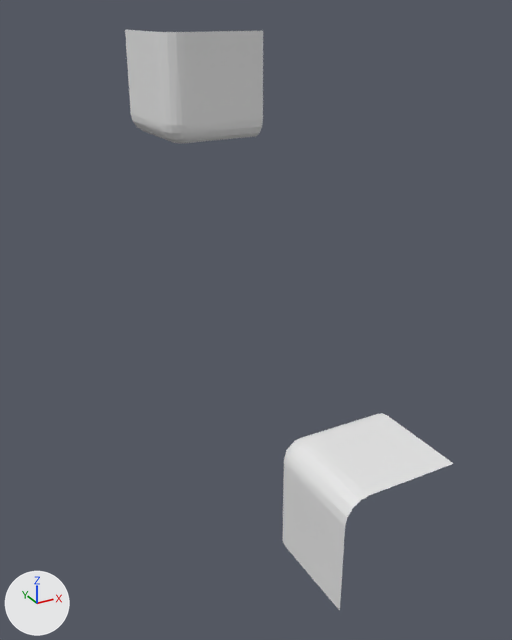
Two versions of the OBJ model workshops/w6_polygonization/data/bmc/bmc_tiles/t_040.obj, one commit apart.
Camera for both pictures: a camera (50 mm lens) standing at (-0.379, -1.313, 0.548) and looking at (0.296, -0.086, -0.066). Arrows for +X, +Y and +Z are at lower left; the lights stay in place. Where no turn or scale is listed for an object, it has been applied to the vertices.

The first picture shows 't_040'.
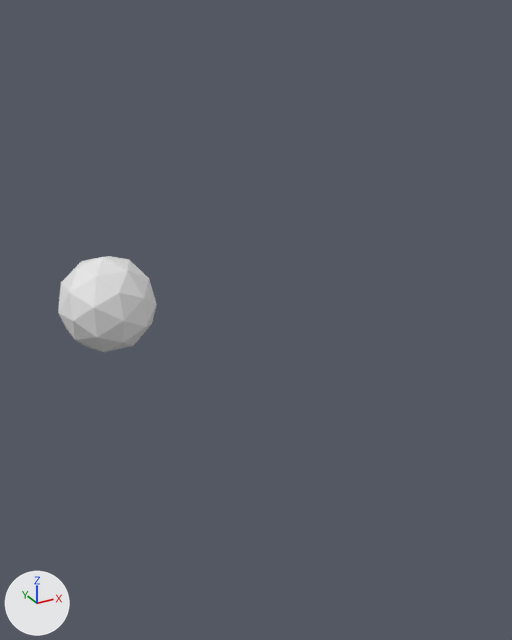
Edits to the bpy script that builds the scene:
```text
Change me_t_040:
    where me_t_040.from_pydata(...)  # 104 vertices, 156 faces; spans x 0.25..0.5, y -0.5..0.5, z -0.5..0.5
    used by ob_t_040; location = (0.0, 0.0, 0.0)
    me_t_040 part 1: a new loose piece, an icosphere of 80 faces spanning x -0.1..0.1, y -0.1..0.1, z -0.1..0.1
    me_t_040 part 2: the loose piece of 52 vertices spanning x 0.25..0.5, y 0.25..0.5, z 0.25..0.5 is deleted
    me_t_040 part 3: the loose piece of 52 vertices spanning x 0.25..0.5, y -0.5..-0.25, z -0.5..-0.25 is deleted
```

Location of each change, (x1, y1, x2, y2) in pixels of the pictures (512 x 640 px):
't_040', reshaped (70% narrower, 83% shorter)
    before: (125, 30, 453, 610)
    after: (58, 256, 156, 352)
part 1 of me_t_040, added
    after: (58, 256, 156, 352)
part 2 of me_t_040, deleted
    before: (125, 30, 263, 144)
part 3 of me_t_040, deleted
    before: (283, 413, 453, 610)
